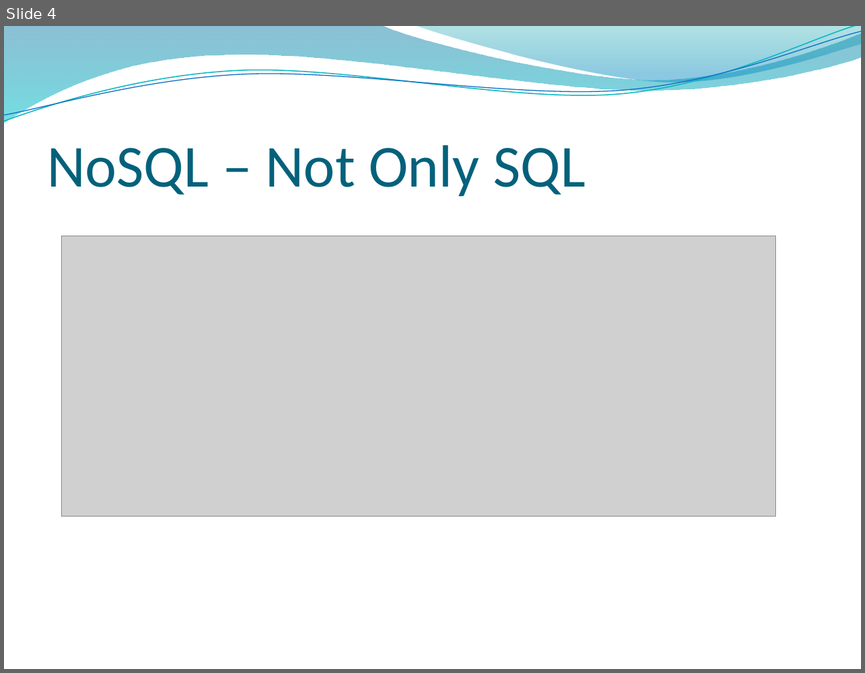
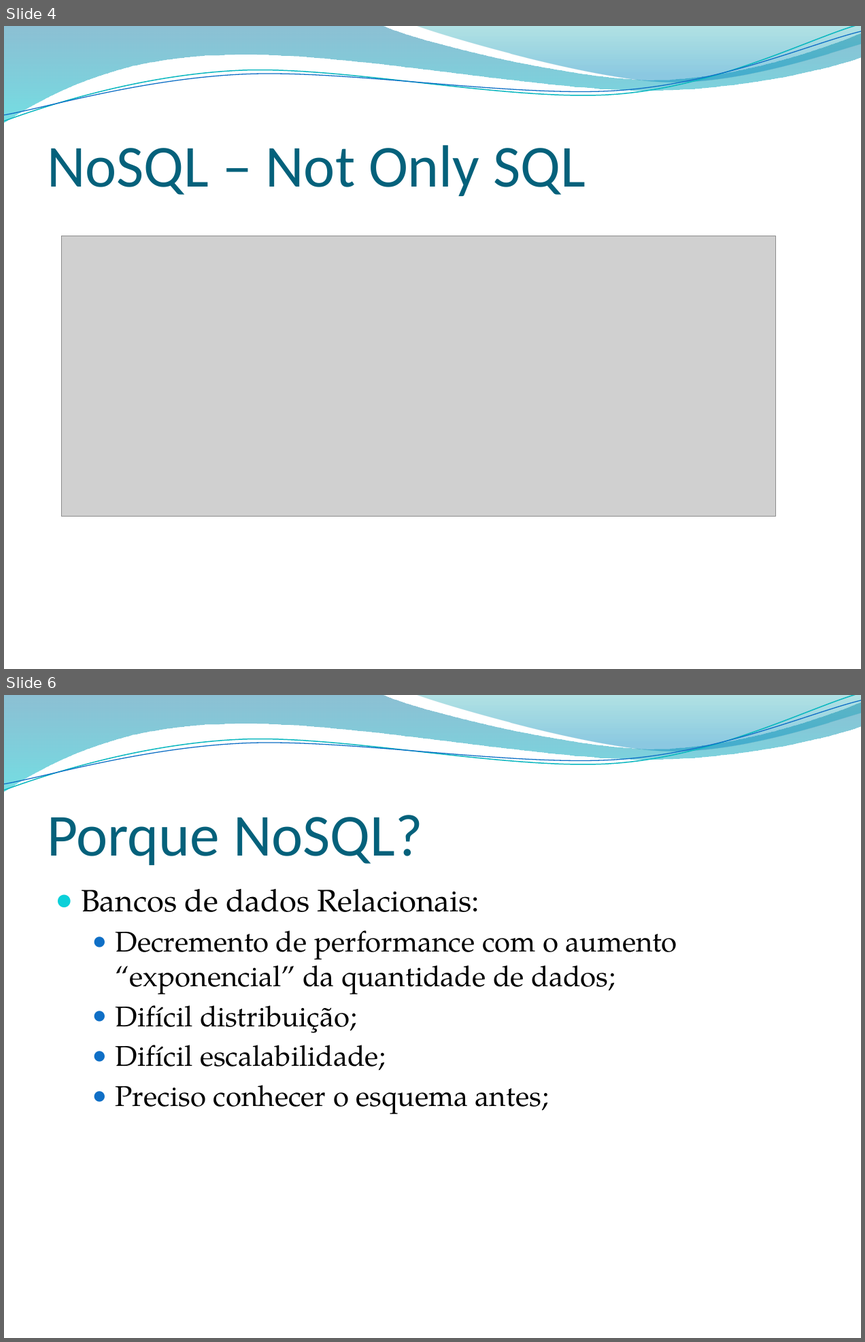
Before and after one commit to leonardopordeus/BD, a slide deck: Aula04.pptx. Shown one above the other, each under a label of ours: slide 4 before the commit, slides 4 and 6 after it; the slides between them are not shown. The pictures are 865x673 and 865x1342 pixels, drawn with LibreOffice and Linux fonts; fonts in the diff are those of the drawing; grey boxes stand for pictures; background and template pictures are left out. Boxes give left, top, right and bottom in pixels: in the first picture for what was removed or moved away, otherwise in the second. Text is boxed around its words. In the diff, an @@ line names an element or a change of style, - is before the commit and + after.

```diff
--- a/Aula04.pptx
+++ b/Aula04.pptx
@@ slide 6 added at (4,695,861,1338), background picture (left out); not listed: 4 template elements that a slide beside it also shows @@
@@ title added at (47,815,423,865), 50 pt, text #04617B @@
+Porque NoSQL?
@@ text added at (81,889,677,1114), 24 pt, text #000000 @@
+● Bancos de dados Relacionais:
+  ● Decremento de performance com o aumento “exponencial” da quantidade de dados;
+  ● Difícil distribuição;
+  ● Difícil escalabilidade;
+  ● Preciso conhecer o esquema antes;
```
Also in this commit, not shown: 5 slides changed, 8 other slides added, 3 other files.
